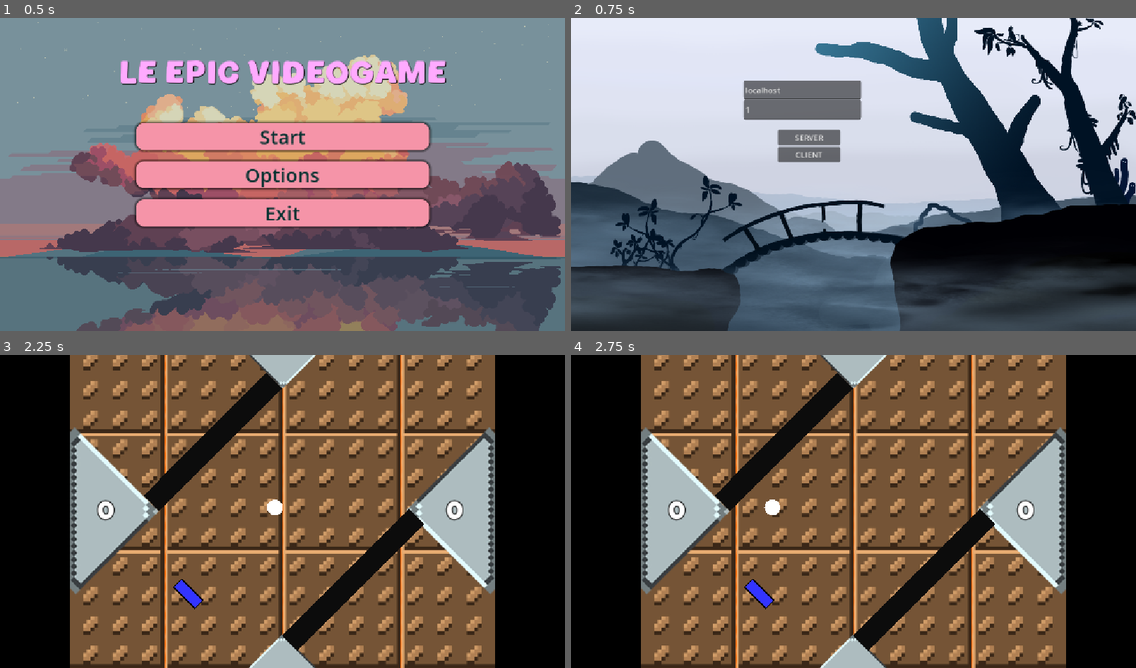
Above: before the commit, frames 1-4 (two rows, left to right).
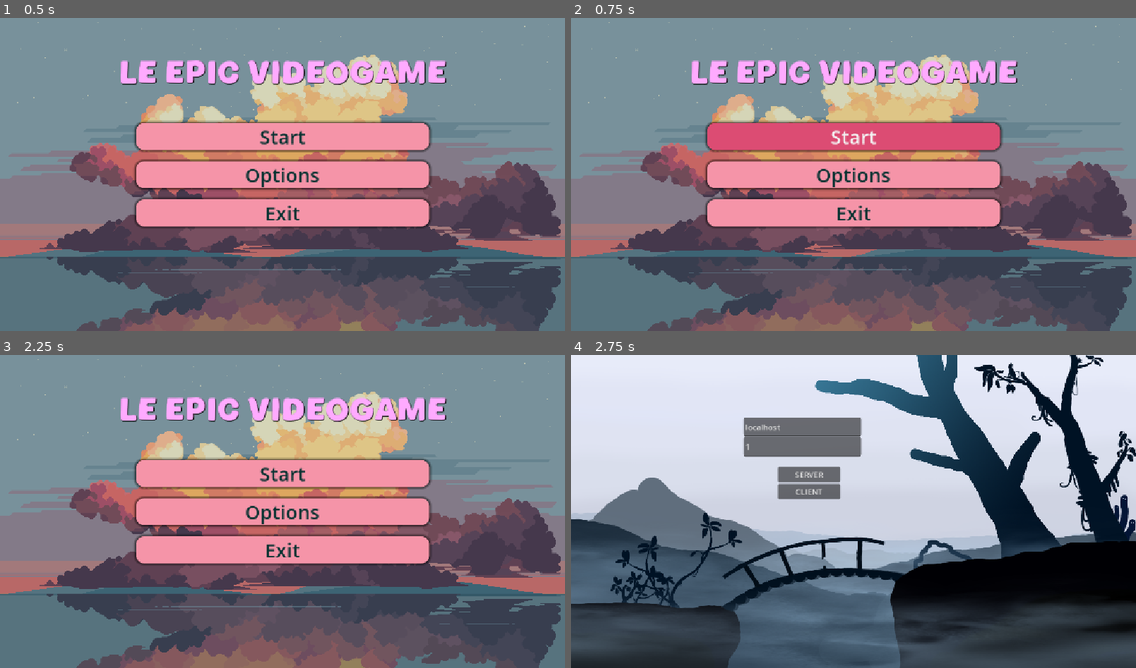
Above: after the commit, the same moments.

Repository: OskarSJ1337/GodotGame
Game: Godot game, scene res://scenes/menus/main_menu.tscn
Two runs of this game, one before a commit and one after it. Both use one fixed random seed, a clock stepped at 60 frames per second and the inputs below.
Inputs (mouse positions are in pixels of both pictures, inside the frame that each line leads up to):
- Up to frame 1 (0.5 s): no input
- Up to frame 2 (0.75 s): click "Start" at 0.5 s
- Up to frame 3 (2.25 s): click (282, 473) at 1.25 s, where only the run after the commit has a clickable "Start"; click (237, 492) at 2 s, where only the run before the commit has a clickable "CLIENT"
- Up to frame 4 (2.75 s): no input

Frame 1 is identical in both runs. In frame 2, 95% of the frame differs, in the area x 0-100%, y 0-100%; in frame 3, 99%; in frame 4, 96%.
Error after the commit: Cannot call method 'change_scene_to_packed' on a null value. (res://scripts/systems/changeScene.gd:15)

Commit message:
added some system sounds

Diff:
--- a/project.godot
+++ b/project.godot
@@ -18,6 +18,7 @@
 [autoload]
 
 HighLevelNetworkHandler="*uid://dfvtpve718i4w"
+UiSounds="*uid://tsl2n3htrdaj"
 
 [display]
 
--- /dev/null
+++ b/scenes/other/ui_sounds.tscn
@@ -0,0 +1,14 @@
+[gd_scene format=3 uid="uid://tsl2n3htrdaj"]
+
+[ext_resource type="Script" uid="uid://bfql3coacbbll" path="res://ui_sounds.gd" id="1_dbhhb"]
+[ext_resource type="AudioStream" uid="uid://cos74ybqufgxs" path="res://audio/shadow_effect.mp3" id="2_5da6d"]
+[ext_resource type="AudioStream" uid="uid://c0qurpxybhuou" path="res://audio/shadow_hover.wav" id="3_w7b15"]
+
+[node name="UISounds" type="Node" unique_id=507568036]
+script = ExtResource("1_dbhhb")
+
+[node name="Click" type="AudioStreamPlayer" parent="." unique_id=1527918328]
+stream = ExtResource("2_5da6d")
+
+[node name="Hover" type="AudioStreamPlayer" parent="." unique_id=349323632]
+stream = ExtResource("3_w7b15")
--- a/scripts/systems/changeScene.gd
+++ b/scripts/systems/changeScene.gd
@@ -2,6 +2,14 @@
 
 @export var next_scene: PackedScene
 
+func _ready() -> void:
+	mouse_entered.connect(_on_mouse_entered)
+
+func _on_mouse_entered() -> void:
+	UiSounds.hover.play()
+
 func _pressed() -> void:
+	UiSounds.click.play()
 	if next_scene:
+		await UiSounds.click.finished
 		get_tree().change_scene_to_packed(next_scene)
--- /dev/null
+++ b/ui_sounds.gd
@@ -0,0 +1,13 @@
+extends Node
+
+@onready var click: AudioStreamPlayer = $Click
+@onready var hover: AudioStreamPlayer = $Hover
+
+# Called when the node enters the scene tree for the first time.
+func _ready() -> void:
+	pass # Replace with function body.
+
+
+# Called every frame. 'delta' is the elapsed time since the previous frame.
+func _process(delta: float) -> void:
+	pass
Not shown, added: audio/shadow_effect.mp3.import
Not shown, added: audio/shadow_hover.wav.import
Not shown, added: ui_sounds.gd.uid
Not shown, added: audio/shadow_effect.mp3
Not shown, added: audio/shadow_hover.wav
